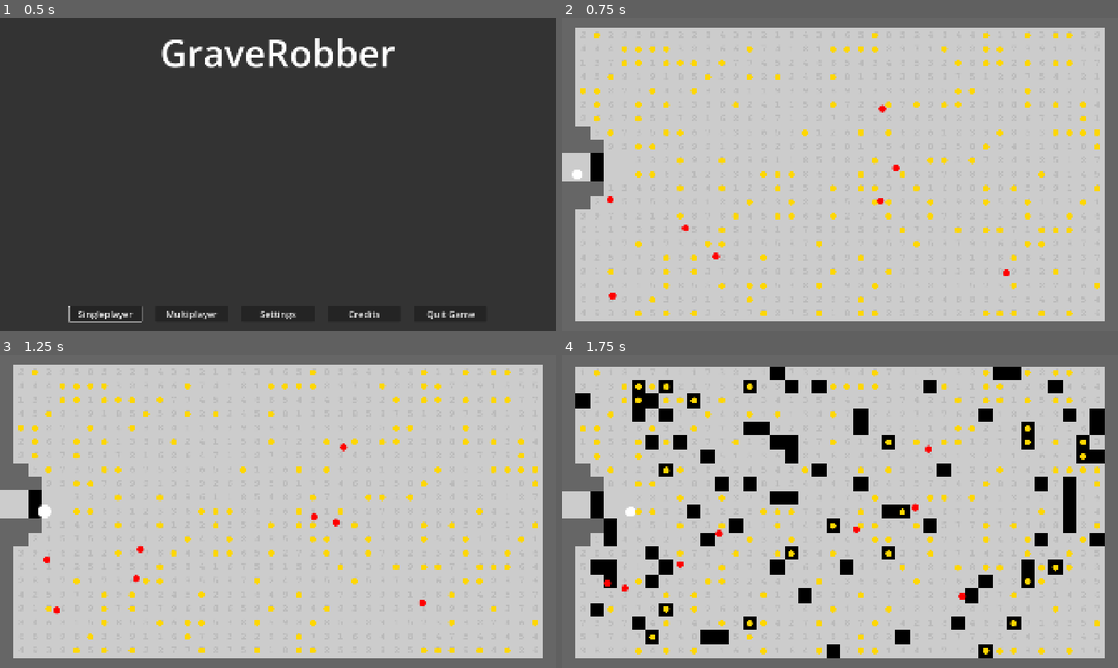
Above: before the commit, frames 1-4 (two rows, left to right).
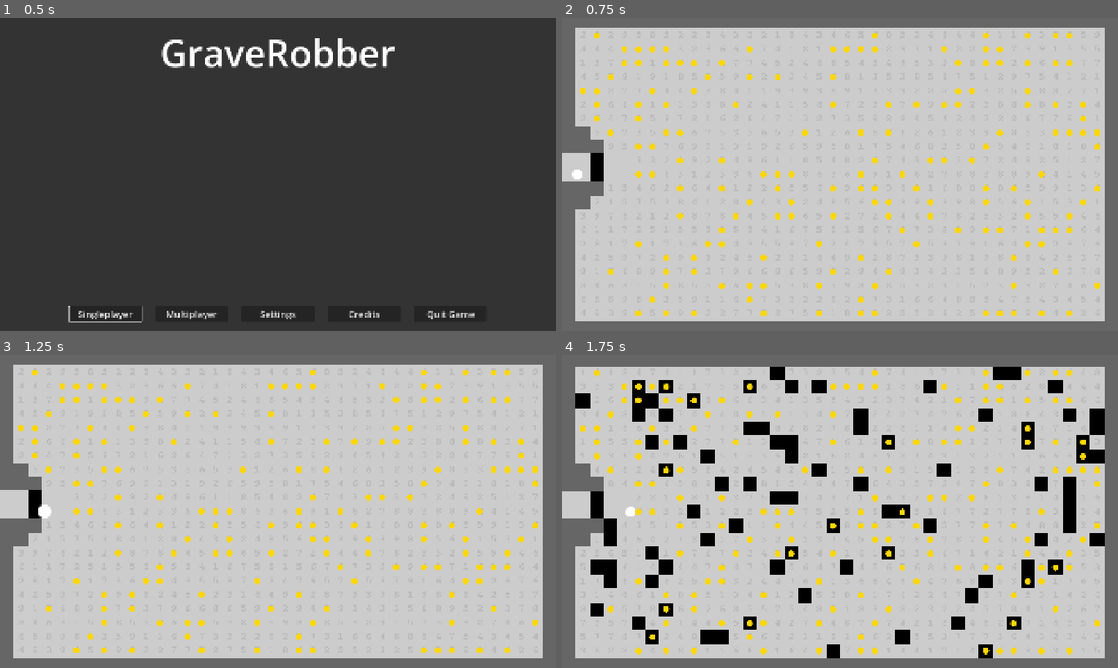
Above: after the commit, the same moments.

Repository: njamster/gmtk_jam_2026
Game: Godot game, scene res://main_menu.tscn
The game is run twice, just before and just after one commit, with the same random seed, the same clock (stepped at 60 frames per second) and the same inputs.
Inputs:
- Up to frame 1 (0.5 s): no input
- Up to frame 2 (0.75 s): click "Singleplayer" at 0.5 s
- Up to frame 3 (1.25 s): no input
- Up to frame 4 (1.75 s): tap Enter at 1.25 s; hold D (move_right) from 1.28 s (still down); tap R at 1.35 s

Frame 1 is identical in both runs. In frame 2, 0.2% of the frame differs, in the area x 8-81%, y 27-90%; in frame 3, 0.2%; in frame 4, 0.2%.

Commit message:
Fix incorrect values for num_alive_players

Diff:
--- a/autoloads/game_over_screen.gd
+++ /dev/null
@@ -1,19 +0,0 @@
-extends CanvasLayer
-
-
-func _ready() -> void:
-	hide()  # by default
-
-	for i in Global.num_players:
-		var player_stats := preload("res://autoloads/game_over_screen/player_stats.tscn").instantiate()
-		player_stats.player_id = i
-		%Stats.add_child(player_stats)
-
-	Global.game_state_changed.connect(_on_game_state_changed)
-
-
-func _on_game_state_changed(state: Global.GameState) -> void:
-	if state == Global.GameState.GAME_OVER:
-		show()
-	else:
-		hide()
--- /dev/null
+++ b/autoloads/game_over_screen/game_over_screen.gd
@@ -0,0 +1,28 @@
+extends CanvasLayer
+
+
+func _ready() -> void:
+	hide()  # by default
+
+	Global.game_state_changed.connect(_on_game_state_changed)
+
+
+func _on_game_state_changed(state: Global.GameState) -> void:
+	if state == Global.GameState.GAME_OVER:
+		show()
+
+		for child in %Stats.get_children():
+			child.queue_free()
+
+		for i in Global.num_players:
+			var player_stats := preload("res://autoloads/game_over_screen/player_stats.tscn").instantiate()
+			player_stats.player_id = i
+			%Stats.add_child(player_stats)
+	else:
+		hide()
+
+
+func _unhandled_input(event: InputEvent) -> void:
+	if visible:
+		if event is InputEventKey and event.keycode == KEY_R and event.pressed:
+			get_tree().reload_current_scene()
--- /dev/null
+++ b/autoloads/game_over_screen/game_over_screen.tscn
@@ -0,0 +1,44 @@
+[gd_scene format=3 uid="uid://c0vtm51aki77x"]
+
+[ext_resource type="Script" uid="uid://cabdpih4t17pe" path="res://autoloads/game_over_screen/game_over_screen.gd" id="1_gcmpr"]
+
+[node name="GameOverScreen" type="CanvasLayer" unique_id=1416494314]
+script = ExtResource("1_gcmpr")
+
+[node name="Background" type="ColorRect" parent="." unique_id=937397030]
+anchors_preset = 15
+anchor_right = 1.0
+anchor_bottom = 1.0
+grow_horizontal = 2
+grow_vertical = 2
+color = Color(0, 0, 0, 0.7058824)
+
+[node name="VBox" type="VBoxContainer" parent="." unique_id=391967419]
+anchors_preset = 8
+anchor_left = 0.5
+anchor_top = 0.5
+anchor_right = 0.5
+anchor_bottom = 0.5
+offset_left = -46.0
+offset_top = -20.0
+offset_right = 46.0
+offset_bottom = 20.0
+grow_horizontal = 2
+grow_vertical = 2
+theme_override_constants/separation = 32
+
+[node name="Title" type="Label" parent="VBox" unique_id=2127924827]
+layout_mode = 2
+theme_override_font_sizes/font_size = 128
+text = "GAME OVER"
+
+[node name="Stats" type="HBoxContainer" parent="VBox" unique_id=1704181791]
+unique_name_in_owner = true
+layout_mode = 2
+theme_override_constants/separation = 48
+
+[node name="RetryText" type="Label" parent="VBox" unique_id=1021467158]
+layout_mode = 2
+theme_override_font_sizes/font_size = 48
+text = "Press R to try again"
+horizontal_alignment = 1
--- a/autoloads/global.gd
+++ b/autoloads/global.gd
@@ -15,7 +15,7 @@
 var tile_size
 
 var num_players := 2
-var num_enemies := 10
+var num_enemies := 0
 
 var num_alive_players := num_players
 
--- a/autoloads/hud.tscn
+++ /dev/null
@@ -1,48 +0,0 @@
-[gd_scene format=3 uid="uid://b56b5xlqmcy4v"]
-
-[ext_resource type="Script" uid="uid://cabdpih4t17pe" path="res://autoloads/game_over_screen.gd" id="2_ajs4p"]
-
-[node name="HUD" type="Control" unique_id=238338663]
-layout_mode = 3
-anchors_preset = 0
-
-[node name="GameOverScreen" type="CanvasLayer" parent="." unique_id=216198636]
-script = ExtResource("2_ajs4p")
-
-[node name="Background" type="ColorRect" parent="GameOverScreen" unique_id=961960166]
-anchors_preset = 15
-anchor_right = 1.0
-anchor_bottom = 1.0
-grow_horizontal = 2
-grow_vertical = 2
-color = Color(0, 0, 0, 0.7058824)
-
-[node name="VBox" type="VBoxContainer" parent="GameOverScreen" unique_id=911844039]
-anchors_preset = 8
-anchor_left = 0.5
-anchor_top = 0.5
-anchor_right = 0.5
-anchor_bottom = 0.5
-offset_left = -46.0
-offset_top = -20.0
-offset_right = 46.0
-offset_bottom = 20.0
-grow_horizontal = 2
-grow_vertical = 2
-theme_override_constants/separation = 32
-
-[node name="Title" type="Label" parent="GameOverScreen/VBox" unique_id=1594554984]
-layout_mode = 2
-theme_override_font_sizes/font_size = 128
-text = "GAME OVER"
-
-[node name="Stats" type="HBoxContainer" parent="GameOverScreen/VBox" unique_id=683814647]
-unique_name_in_owner = true
-layout_mode = 2
-theme_override_constants/separation = 48
-
-[node name="RetryText" type="Label" parent="GameOverScreen/VBox" unique_id=695174199]
-layout_mode = 2
-theme_override_font_sizes/font_size = 48
-text = "Press R to try again"
-horizontal_alignment = 1
--- a/autoloads/sound_manager.tscn
+++ b/autoloads/sound_manager/sound_manager.tscn
@@ -1,6 +1,6 @@
 [gd_scene format=3 uid="uid://db6kfcsms4ikv"]
 
-[ext_resource type="Script" uid="uid://cyxnh855fwlen" path="res://autoloads/sound_manager.gd" id="1_4udv5"]
+[ext_resource type="Script" uid="uid://cyxnh855fwlen" path="res://autoloads/sound_manager/sound_manager.gd" id="1_4udv5"]
 
 [node name="MusicManager" type="Node" unique_id=1439585286]
 script = ExtResource("1_4udv5")
--- a/game/game.gd
+++ b/game/game.gd
@@ -2,6 +2,8 @@
 
 
 func _ready() -> void:
+	Global.num_alive_players = Global.num_players
+
 	Global.game_state_changed.emit(Global.GameState.RUNNING)
 
 	SoundManager.play_music(preload("res://music/background_music.ogg"), true, false)
--- a/project.godot
+++ b/project.godot
@@ -23,8 +23,8 @@
 
 Global="*uid://drjwpt7fml0y5"
 SoundManager="*uid://db6kfcsms4ikv"
-HUD="*uid://b56b5xlqmcy4v"
 PauseMenu="*uid://dkluqakueg6il"
+GameOverScreen="*uid://c0vtm51aki77x"
 
 [display]
 
@@ -52,11 +52,6 @@
 "deadzone": 0.2,
 "events": [Object(InputEventKey,"resource_local_to_scene":false,"resource_name":"","device":-1,"window_id":0,"alt_press …(192 unchanged characters)…
 , Object(InputEventJoypadButton,"resource_local_to_scene":false,"resource_name":"","device":-1,"button_index":6,"pressure":0.0,"pressed":true,"script":null)
-]
-}
-toggle_mute={
-"deadzone": 0.2,
-"events": [Object(InputEventKey,"resource_local_to_scene":false,"resource_name":"","device":-1,"window_id":0,"alt_pressed":false,"shift_pressed":false,"ctrl_pressed":false,"meta_pressed":false,"pressed":false,"keycode":0,"physical_keycode":77,"key_label":0,"unicode":109,"location":0,"echo":false,"script":null)
 ]
 }
 move_up={
Renamed: autoloads/game_over_screen.gd.uid -> autoloads/game_over_screen/game_over_screen.gd.uid
Renamed: autoloads/sound_manager.gd -> autoloads/sound_manager/sound_manager.gd
Renamed: autoloads/sound_manager.gd.uid -> autoloads/sound_manager/sound_manager.gd.uid
